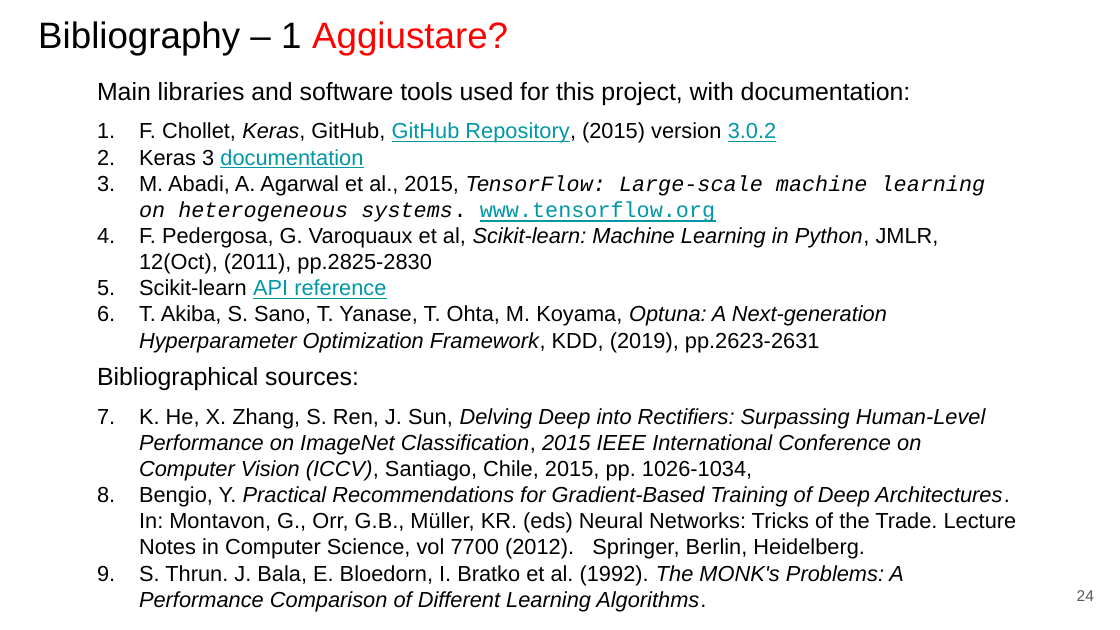
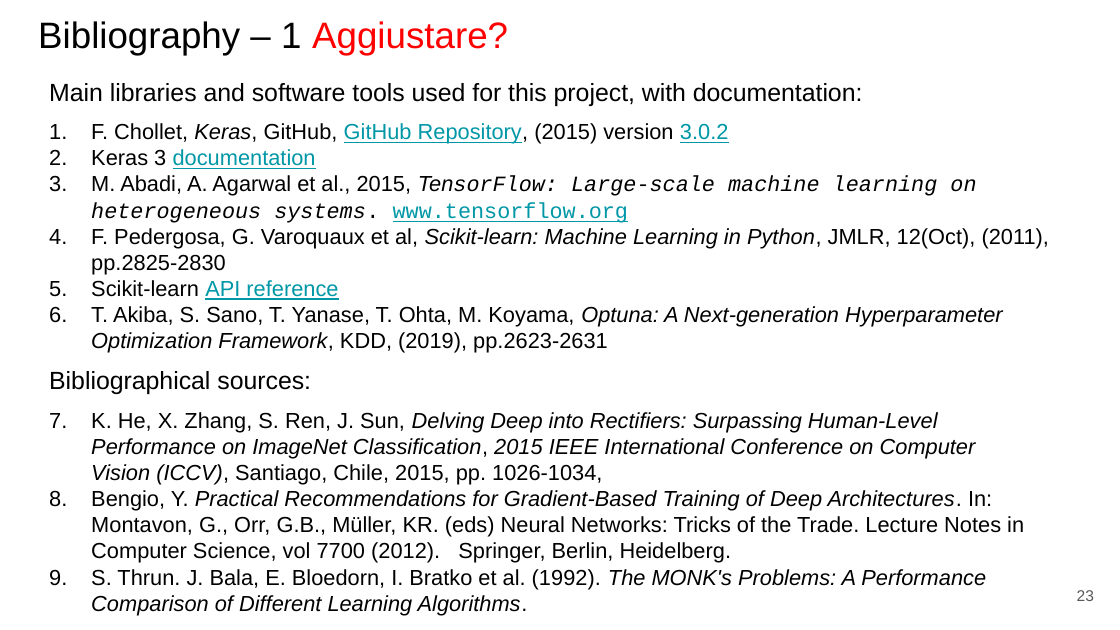
Before and after one commit to paolo-junior-mollica/machine-learning-project, a slide deck: slide 23 of relazione/ML-2023-PRJ-Slides-Demo.pptx (slide 24 before the commit). Drawn at 1120x630 pixels with LibreOffice and Linux fonts; fonts in the diff are those of the drawing. Boxes give left, top, right and bottom in pixels: in the first picture for what was removed or moved away, otherwise in the second. Text is boxed around its words. In the diff, an @@ line names an element or a change of style, - is before the commit and + after.

```diff
--- a/relazione/ML-2023-PRJ-Slides-Demo.pptx
+++ b/relazione/ML-2023-PRJ-Slides-Demo.pptx
@@ text "Main libraries and software tools ...": place and size @@
-text "Main libraries and software tools ..." at bbox=[97, 82, 911, 105]
+text "Main libraries and software tools ..." at bbox=[49, 83, 863, 106]
@@ text "F. Chollet, Keras, GitHub, GitHub ..." rewrapped from bbox=[139, 122, 986, 352] to bbox=[91, 123, 1049, 353] @@
@@ text "Bibliographical sources:": place and size @@
-text "Bibliographical sources:" at bbox=[97, 367, 359, 390]
+text "Bibliographical sources:" at bbox=[49, 371, 311, 394]
@@ text "K. He, X. Zhang, S. ..." rewrapped from bbox=[139, 408, 1017, 611] to bbox=[91, 412, 1024, 615] @@
@@ page number at bbox=[1077, 590, 1094, 601]: text changed @@
-24
+23
```
Also in this commit, not shown: 9 other slides changed, 2 slides added, 1 slide removed.
